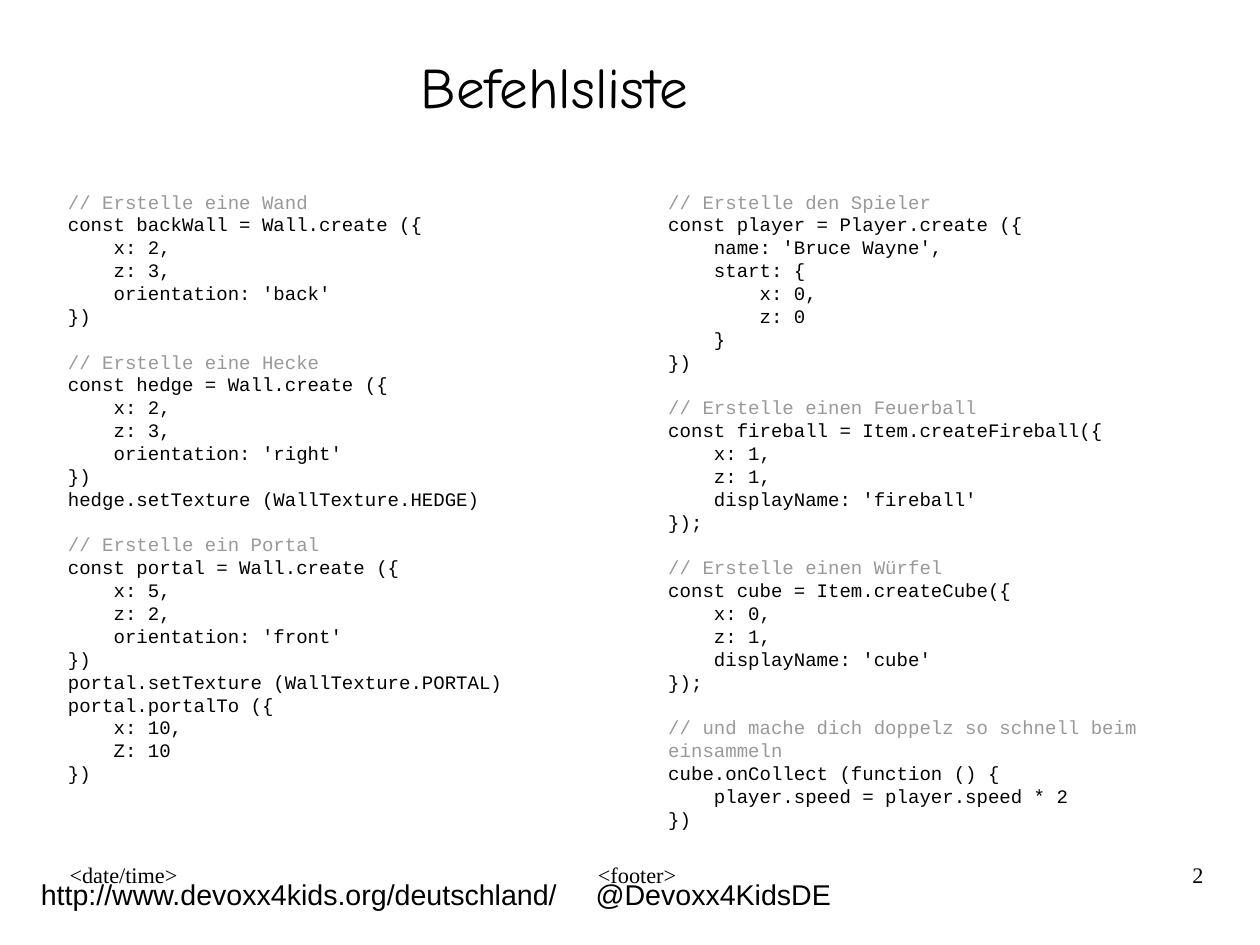
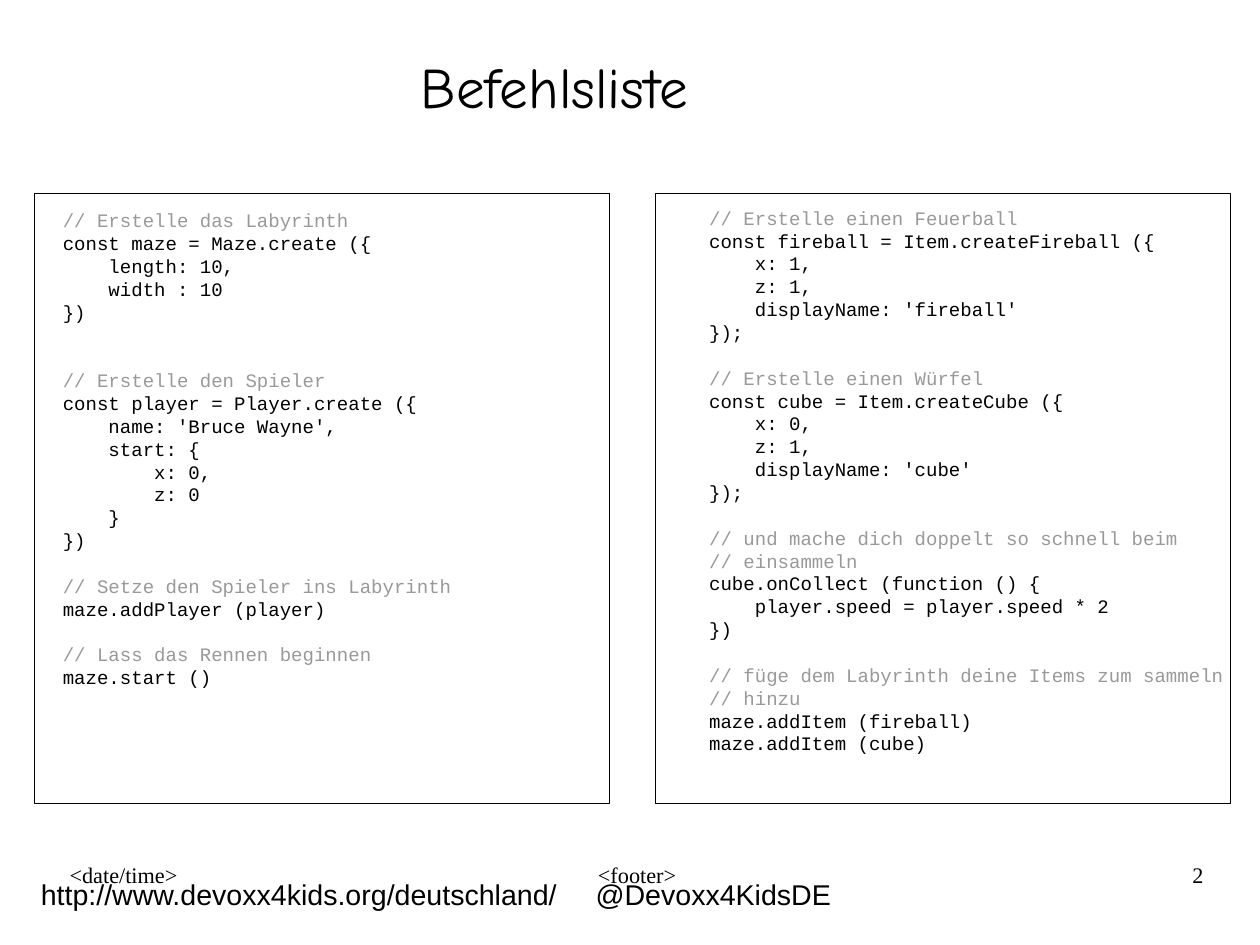
Before and after one commit to Devoxx4KidsDE/workshop-maze-vr, a slide deck: slide 2 of presentation/workshop-maze-vr_handout_ger.odp. Drawn at 1260x945 pixels with LibreOffice and Linux fonts; fonts in the diff are those of the drawing; background and template pictures are left out. Boxes give left, top, right and bottom in pixels: in the first picture for what was removed or moved away, otherwise in the second. Text is boxed around its words. In the diff, an @@ line names an element or a change of style, - is before the commit and + after.

```diff
--- a/presentation/workshop-maze-vr_handout_ger.odp
+++ b/presentation/workshop-maze-vr_handout_ger.odp
@@ rectangle added at (34, 193, 609, 804), outline #000000 0.51 pt @@
@@ text removed at (68, 195, 501, 757) @@
-// Erstelle eine Wand
-const backWall = Wall.create ({
-x: 2,
-z: 3,
-orientation: 'back'
-})
-// Erstelle eine Hecke
-const hedge = Wall.create ({
-x: 2,
-z: 3,
-orientation: 'right'
-})
-hedge.setTexture (WallTexture.HEDGE)
-// Erstelle ein Portal
-const portal = Wall.create ({
-x: 5,
-z: 2,
-orientation: 'front'
-})
-portal.setTexture (WallTexture.PORTAL)
-portal.portalTo ({
-x: 10,
-Z: 10
-})
@@ rectangle added at (655, 193, 1230, 804), outline #000000 0.51 pt @@
@@ text at (668, 195, 988, 324): paragraphs removed @@
-// Erstelle den Spieler
-const player = Player.create ({
-name: 'Bruce Wayne',
-start: {
-x: 0,
-z: 0
-}
-})
@@ text "// Erstelle einen Feuerball": place and size @@
-text "// Erstelle einen Feuerball" at (668, 195, 1137, 807)
+text "// Erstelle einen Feuerball" at (709, 211, 1223, 754)
@@ text added at (63, 214, 451, 685), 12 pt, text #000000 @@
+// Erstelle das Labyrinth
+const maze = Maze.create ({
+length: 10,
+width : 10
+})
+// Erstelle den Spieler
+const player = Player.create ({
+name: 'Bruce Wayne',
+start: {
+x: 0,
+z: 0
+}
+})
+// Setze den Spieler ins Labyrinth
+maze.addPlayer (player)
+// Lass das Rennen beginnen
+maze.start ()
@@ text at (709, 234, 1120, 249): spaces changed @@
-const fireball = Item.createFireball({
+const fireball = Item.createFireball ({
@@ text at (709, 394, 1029, 409): spaces changed @@
-const cube = Item.createCube({
+const cube = Item.createCube ({
@@ text at (743, 531, 1178, 568): text changed @@
-// und mache dich doppelz so schnell beim einsammeln
+// und mache dich doppelt so schnell beim
+// einsammeln
@@ text at (709, 669, 1223, 754): paragraphs added @@
+// füge dem Labyrinth deine Items zum sammeln
+// hinzu
+maze.addItem (fireball)
+maze.addItem (cube)
```
Also in this commit, not shown: 1 other slide changed, 1 other file.
